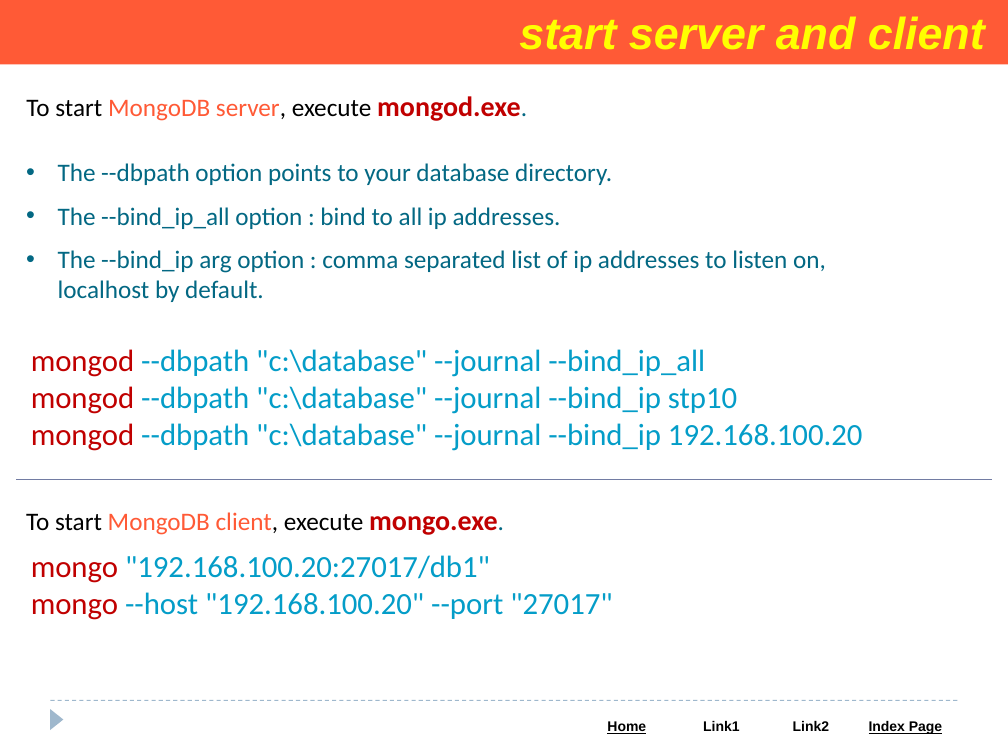
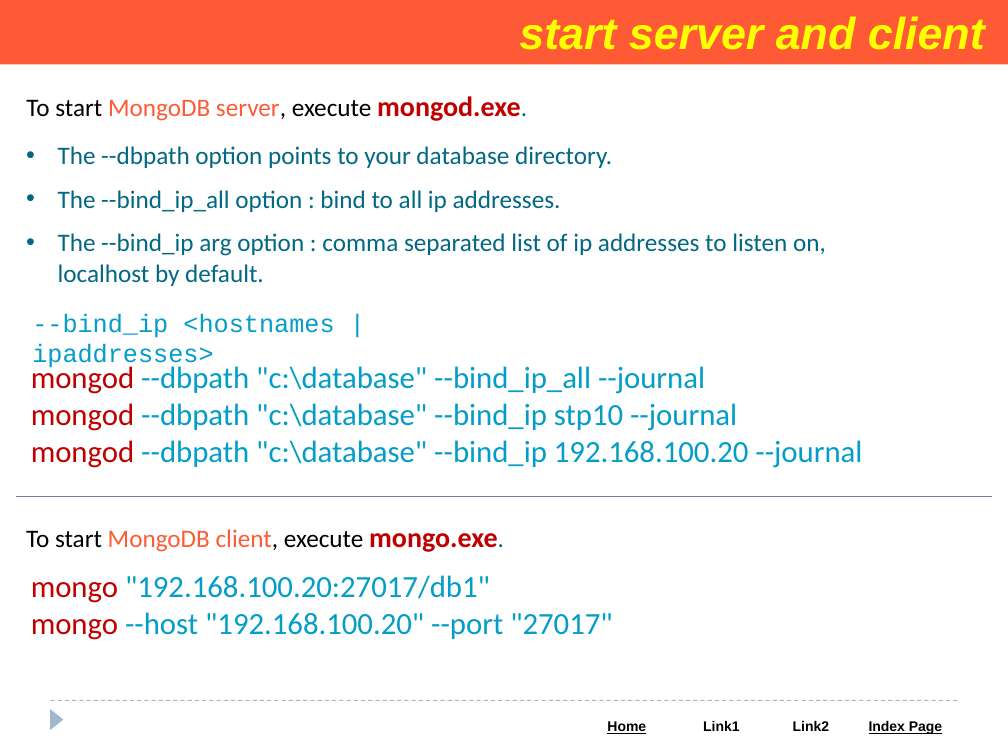
Before and after one commit to Saleel-Bagde/PPT-s, a slide deck: slide 14 of MongoDB PPT.pptx. Drawn at 1008x756 pixels with LibreOffice and Linux fonts; fonts in the diff are those of the drawing. Boxes give left, top, right and bottom in pixels: in the first picture for what was removed or moved away, otherwise in the second. Text is boxed around its words. In the diff, an @@ line names an element or a change of style, - is before the commit and + after.

```diff
--- a/MongoDB PPT.pptx
+++ b/MongoDB PPT.pptx
@@ text "The --dbpath option points to ...": place and size @@
-text "The --dbpath option points to ..." at (58, 163, 826, 302)
+text "The --dbpath option points to ..." at (58, 146, 826, 286)
@@ text added at (32, 314, 334, 371), 18 pt, text #049DC8 @@
+--bind_ip <hostnames | ipaddresses>
@@ text at (31, 362, 862, 468): text changed @@
-mongod --dbpath "c:\database" --journal --bind_ip_all
-mongod --dbpath "c:\database" --journal --bind_ip stp10
-mongod --dbpath "c:\database" --journal --bind_ip 192.168.100.20
+mongod --dbpath "c:\database" --bind_ip_all --journal
+mongod --dbpath "c:\database" --bind_ip stp10 --journal
+mongod --dbpath "c:\database" --bind_ip 192.168.100.20 --journal
@@ line moved from (16, 480) - (992, 480) to (16, 496) - (992, 496) @@
@@ text "To start MongoDB client, execute ...": place and size @@
-text "To start MongoDB client, execute ..." at (26, 512, 498, 535)
+text "To start MongoDB client, execute ..." at (26, 529, 498, 552)
@@ text "mongo "192.168.100.20:27017/db1"": place and size @@
-text "mongo "192.168.100.20:27017/db1"" at (31, 555, 612, 620)
+text "mongo "192.168.100.20:27017/db1"" at (31, 575, 612, 640)
```
Also in this commit, not shown: 9 other slides changed, 2 slides added.
